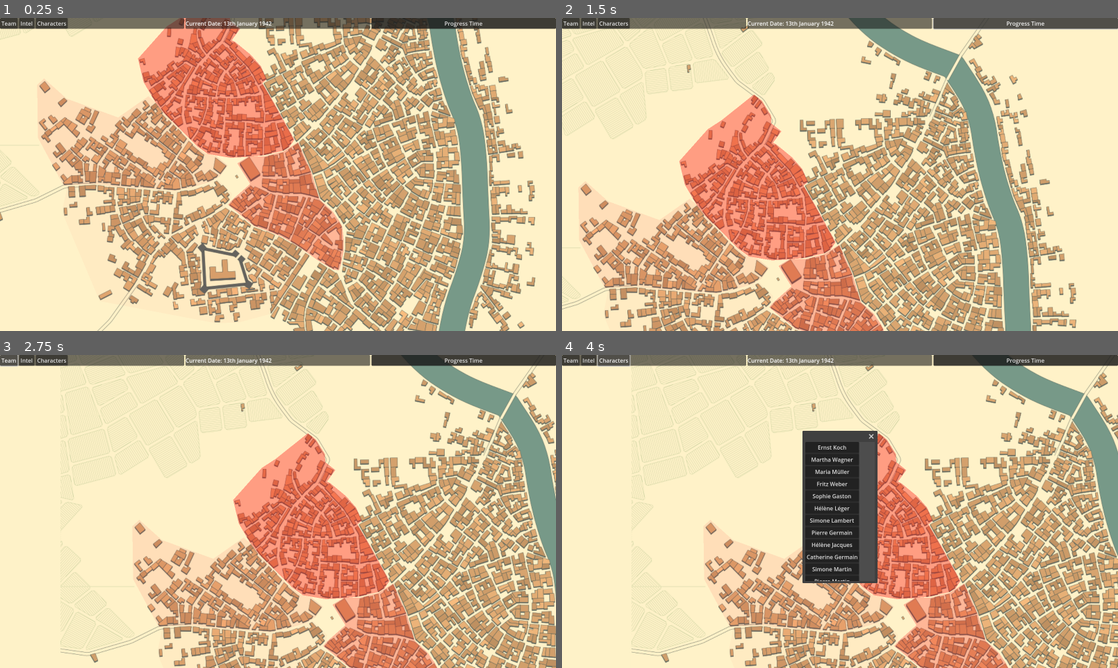
Above: before the commit, frames 1-4 (two rows, left to right).
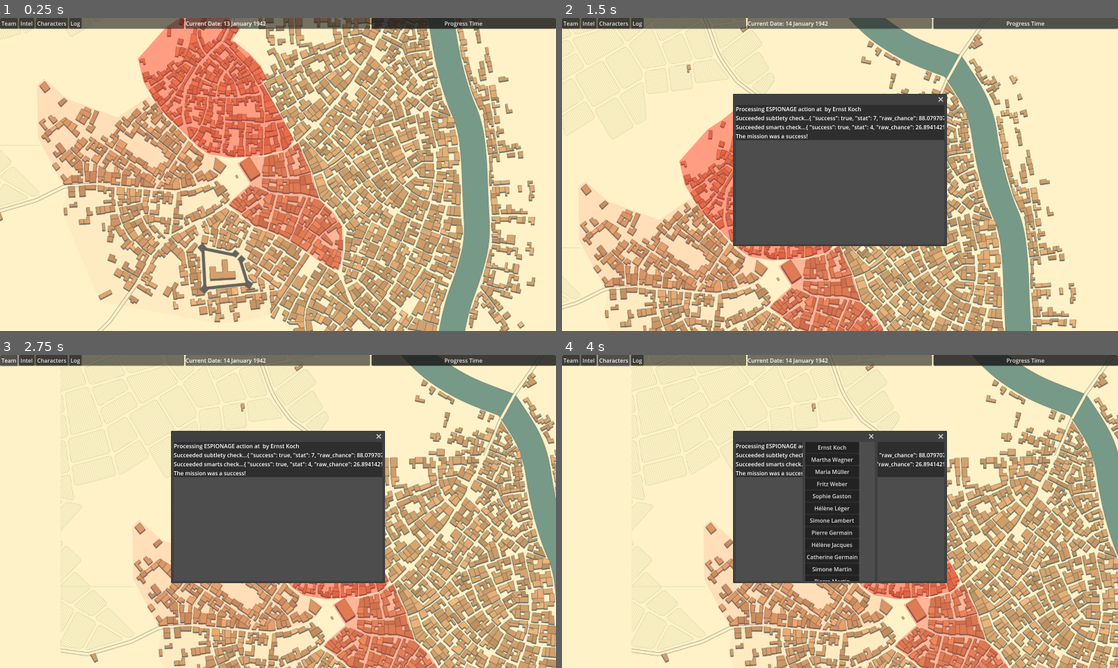
Above: after the commit, the same moments.

Repository: Stormwind-Gaming/stw-gogj-24
Game: Godot game, scene res://scenes/map.tscn
Two runs of this game, one before a commit and one after it. Both use one fixed random seed, a clock stepped at 60 frames per second and the inputs below.
Inputs (mouse positions are in pixels of both pictures, inside the frame that each line leads up to):
- Up to frame 1 (0.25 s): no input
- Up to frame 2 (1.5 s): click (639, 24) at 0.5 s, where only the run after the commit has a clickable "Log"; click "Progress Time" at 1.25 s
- Up to frame 3 (2.75 s): click "Team" at 2 s
- Up to frame 4 (4 s): click "Intel" at 2.75 s; click "Characters" at 3.5 s

The runs differ from the first frame. In frame 1, 0.2% of the frame differs, in the area x 12-49%, y 0-4%; in frame 2, 19%; in frame 3, 19%, in the area x 12-70%, y 0-73%; in frame 4, 12%.

Commit message:
Turn logic

Diff:
--- a/scenes/gui/footer.tscn
+++ b/scenes/gui/footer.tscn
@@ -35,6 +35,10 @@
 layout_mode = 2
 text = "Characters"
 
+[node name="LogListButton" type="Button" parent="HBoxContainer/PanelContainer3/HBoxContainer"]
+layout_mode = 2
+text = "Log"
+
 [node name="PanelContainer2" type="PanelContainer" parent="HBoxContainer"]
 layout_mode = 2
 size_flags_horizontal = 3
@@ -42,9 +46,9 @@
 [node name="HBoxContainer" type="HBoxContainer" parent="HBoxContainer/PanelContainer2"]
 layout_mode = 2
 
-[node name="Label" type="Label" parent="HBoxContainer/PanelContainer2/HBoxContainer"]
+[node name="Date" type="Label" parent="HBoxContainer/PanelContainer2/HBoxContainer"]
 layout_mode = 2
-text = "Current Date: 13th January 1942"
+text = "Current Date: 13 January 1942"
 horizontal_alignment = 1
 vertical_alignment = 1
 
--- /dev/null
+++ b/scenes/gui/log_list.tscn
@@ -0,0 +1,20 @@
+[gd_scene load_steps=2 format=3 uid="uid://2nutrwy075lc"]
+
+[ext_resource type="Script" path="res://scripts/gui/log_list.gd" id="1_t6t8q"]
+
+[node name="LogList" type="Window"]
+size = Vector2i(600, 400)
+script = ExtResource("1_t6t8q")
+
+[node name="PanelContainer" type="PanelContainer" parent="."]
+offset_right = 40.0
+offset_bottom = 40.0
+
+[node name="MarginContainer" type="MarginContainer" parent="PanelContainer"]
+layout_mode = 2
+
+[node name="LogListContainer" type="VBoxContainer" parent="PanelContainer/MarginContainer"]
+layout_mode = 2
+
+[node name="Label" type="Label" parent="PanelContainer/MarginContainer/LogListContainer"]
+layout_mode = 2
--- a/scripts/game_controller.gd
+++ b/scripts/game_controller.gd
@@ -42,22 +42,26 @@
 		match action.action_type:
 			ActionType.ESPIONAGE:
 				print("Action: ", action.poi, action.character)
-				log_message = "Processing ESPIONAGE action at " + str(action.poi) + " by " + str(action.character)
+				log_message = "Processing ESPIONAGE action at " + str(action.poi.poi_name) + " by " + str(action.character.first_name + " " + action.character.last_name)
 				current_turn_log.append(log_message)
 
-				# TODO: Implement ESPIONAGE logic here
-				if(_bounded_sigmoid_check(action.character.subtlety)):
-					log_message = "Succeeded subtlety check..."
+				var subtle_roll = _bounded_sigmoid_check(action.character.subtlety, true)
+
+				if(subtle_roll.success):
+					log_message = "Succeeded subtlety check..." + str(subtle_roll)
 					current_turn_log.append(log_message)
 
 					match action.poi.stat_check_type:
 						Enums.StatCheckType.SMARTS:
-							if(_bounded_sigmoid_check(action.character.smarts)):
-								log_message = "Succeeded smarts check..."
+
+							var smarts_roll = _bounded_sigmoid_check(action.character.smarts, true)
+
+							if(smarts_roll.success):
+								log_message = "Succeeded smarts check..." + str(smarts_roll)
 								current_turn_log.append(log_message)
 								success = true
 							else:
-								log_message = "Failed smarts check..."
+								log_message = "Failed smarts check..." + str(smarts_roll)
 								current_turn_log.append(log_message)
 						Enums.StatCheckType.CHARM:
 							if(_bounded_sigmoid_check(action.character.charm)):
@@ -67,6 +71,9 @@
 							else:
 								log_message = "Failed charm check..."
 								current_turn_log.append(log_message)
+				else:
+					log_message = "Failed subtlety check..." + str(subtle_roll)
+					current_turn_log.append(log_message)
 
 
 		if success:
@@ -93,7 +100,7 @@
 		return []
 	return turn_logs[turn - 1]  # Return the log for the specified turn
 
-func _bounded_sigmoid_check(stat: int, bottom_bound: float = 20.0, upper_bound: float = 80.0) -> bool:
+func _bounded_sigmoid_check(stat: int, detailed: bool = false, bottom_bound: float = 20.0, upper_bound: float = 80.0) -> Variant:
 	# Calculate the sigmoid-based success chance
 	var k = 1.0  # Steepness of the curve
 	var m = 5.0  # Midpoint of the curve
@@ -102,6 +109,20 @@
 	# Scale the raw chance to fit within the bottom and upper bounds
 	var success_chance = bottom_bound + (upper_bound - bottom_bound) * (raw_chance / 100)
 
-	# Roll a random number between 0 and 100 and compare to the success chance
+	# Roll a random number between 0 and 100
 	var roll = randf() * 100
-	return roll < success_chance
+
+	# Determine success
+	var is_success = roll < success_chance
+
+	# Return based on the 'detailed' flag
+	if detailed:
+		return {
+			"success": is_success,
+			"stat": stat,
+			"raw_chance": raw_chance,
+			"success_chance": success_chance,
+			"roll": roll
+		}
+	else:
+		return is_success
--- a/scripts/gui/footer.gd
+++ b/scripts/gui/footer.gd
@@ -2,16 +2,22 @@
 
 var character_list_scene = preload("res://scenes/gui/character_list.tscn")
 var intel_list_scene = preload("res://scenes/gui/intel_list.tscn")
+var log_list_scene = preload("res://scenes/gui/log_list.tscn")
 
 @onready var show_character_list_button = $HBoxContainer/PanelContainer3/HBoxContainer/CharacterListButton
 @onready var show_intel_list_button = $HBoxContainer/PanelContainer3/HBoxContainer/IntelListButton
-
+@onready var show_log_list_button = $HBoxContainer/PanelContainer3/HBoxContainer/LogListButton
+@onready var turn_button = $HBoxContainer/PanelContainer/TurnButton
+@onready var date = $HBoxContainer/PanelContainer2/HBoxContainer/Date
 
 func _ready():
 	# Connect the button's "pressed" signal to a function using Callable
 	show_character_list_button.connect("pressed", Callable(self, "_on_show_character_list_button_pressed"))
+	show_intel_list_button.connect("pressed", Callable(self, "_on_show_intel_list_button_pressed"))
+	show_log_list_button.connect("pressed", Callable(self, "_on_show_log_list_button_pressed"))
 
-	show_intel_list_button.connect("pressed", Callable(self, "_on_show_intel_list_button_pressed"))
+	turn_button.connect("pressed", Callable(self, "_on_turn_button_pressed"))
+
 
 func _on_show_intel_list_button_pressed():
 	# Instance the intel list scene
@@ -33,3 +39,20 @@
 
 	# Center the window on the screen using popup_centered()
 	character_list_instance.popup_centered()
+
+func _on_show_log_list_button_pressed():
+	# Instance the log list scene
+	var log_list_instance = log_list_scene.instantiate()
+
+	# Add the instance to the scene tree
+	add_child(log_list_instance)
+
+	# Center the window on the screen using popup_centered()
+	log_list_instance.popup_centered()
+
+func _on_turn_button_pressed():
+	GameController.process_turn()
+	_on_show_log_list_button_pressed()
+	var num = 13 + GameController.turn_number
+
+	date.text = "Current Date: " + str(num) + " January 1942"
--- /dev/null
+++ b/scripts/gui/log_list.gd
@@ -0,0 +1,13 @@
+extends Window
+
+@onready var label = $PanelContainer/MarginContainer/LogListContainer/Label
+
+func _ready():
+	# Connect the close_requested signal
+	connect("close_requested", Callable(self, "_on_close_requested"))
+
+	for line in GameController.get_turn_log(GameController.turn_number):
+		label.text += line + "\n"
+
+func _on_close_requested():
+	queue_free()
--- a/scripts/map.gd
+++ b/scripts/map.gd
@@ -26,7 +26,6 @@
 	var characters = GlobalRegistry.get_all_objects(GlobalRegistry.Registry_Category.CHARACTER)
 
 	GameController.add_action(pois[pois.keys().front()], characters[characters.keys().front()], GameController.ActionType.ESPIONAGE)
-	GameController.process_turn()
 
 #region Districts
 
